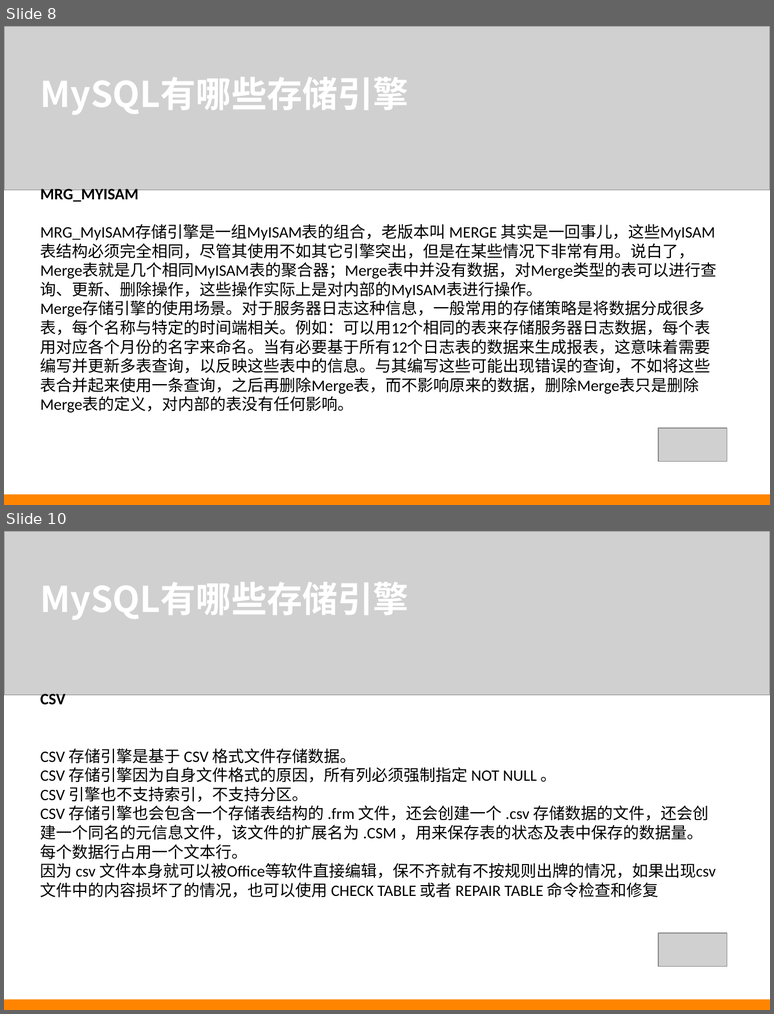
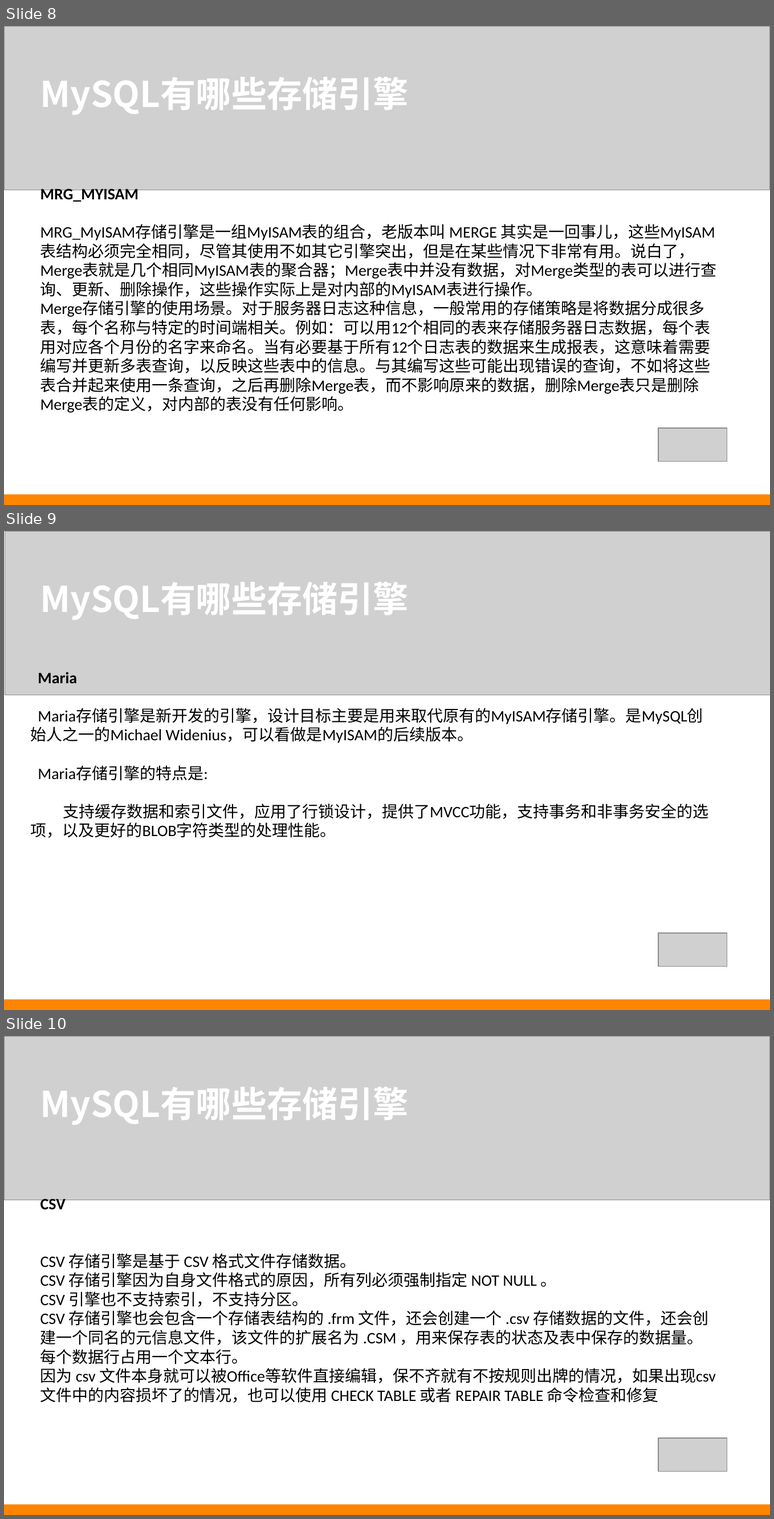
Before and after one commit to iez1784/mysql, a slide deck: ppt/Mysql_InnoDB.ppt. Shown one above the other, each under a label of ours: slides 8 and 10 before the commit, slides 8, 9 and 10 after it; the slides between them are not shown. The pictures are 774x1014 and 774x1519 pixels, drawn with LibreOffice and Linux fonts; fonts in the diff are those of the drawing; grey boxes stand for pictures. Boxes give left, top, right and bottom in pixels: in the first picture for what was removed or moved away, otherwise in the second. Text is boxed around its words. In the diff, an @@ line names an element or a change of style, - is before the commit and + after.

```diff
--- a/ppt/Mysql_InnoDB.ppt
+++ b/ppt/Mysql_InnoDB.ppt
@@ slide 9 added at box(4, 531, 770, 1010), background #FFFFFF @@
@@ picture added at box(5, 531, 770, 695) @@
@@ text added at box(40, 582, 408, 620), 40 pt, text #FFFFFF, bold @@
+MySQL有哪些存储引擎
@@ text added at box(31, 672, 709, 838), 18 pt, text #000000 @@
+Maria
+Maria存储引擎是新开发的引擎，设计目标主要是用来取代原有的MyISAM存储引擎。是MySQL创始人之一的Michael Widenius，可以看做是MyISAM的后续版本。
+Maria存储引擎的特点是:
+支持缓存数据和索引文件，应用了行锁设计，提供了MVCC功能，支持事务和非事务安全的选项，以及更好的BLOB字符类型的处理性能。
@@ picture added at box(658, 933, 727, 967) @@
@@ rectangle added at box(4, 999, 770, 1010), fill #FF8500 @@
```
Also in this commit, not shown: 1 slide changed, 10 other slides added, 5 slides removed.
